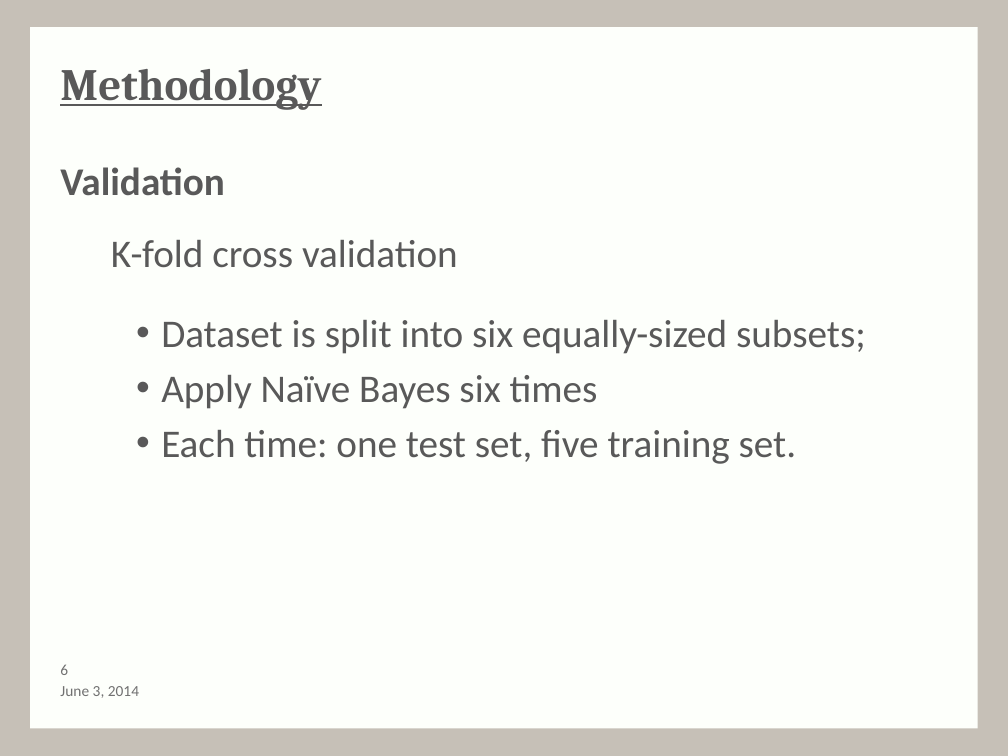
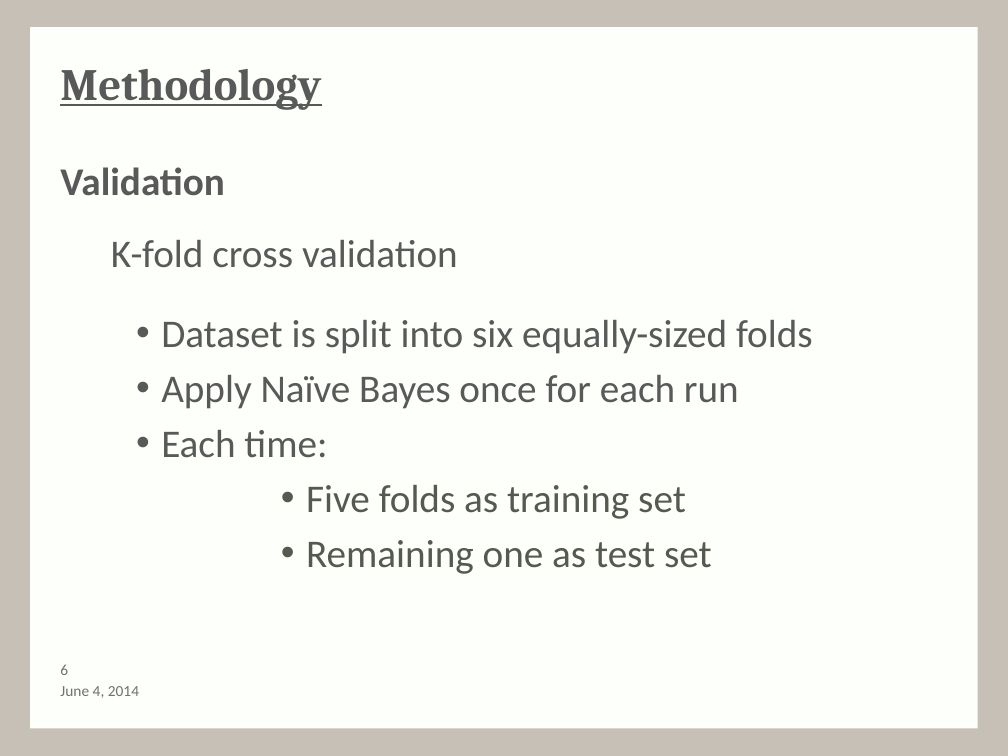
Before and after one commit to MartinGuyer/Project3ML, a slide deck: slide 7 of Presentation/presentation-draft.pptx. Drawn at 1008x756 pixels with LibreOffice and Linux fonts; fonts in the diff are those of the drawing; background and template pictures are left out. Boxes give left, top, right and bottom in pixels: in the first picture for what was removed or moved away, otherwise in the second. Text is boxed around its words. In the diff, an @@ line names an element or a change of style, - is before the commit and + after.

```diff
--- a/Presentation/presentation-draft.pptx
+++ b/Presentation/presentation-draft.pptx
@@ text at bbox=[161, 320, 813, 574]: text changed @@
-      • Dataset is split into six equally-sized subsets;
-      • Apply Naïve Bayes six times
-      • Each time: one test set, five training set.
+      • Dataset is split into six equally-sized folds
+      • Apply Naïve Bayes once for each run
+      • Each time:
+          • Five folds as training set
+          • Remaining one as test set
@@ text at bbox=[60, 686, 139, 698]: text changed @@
-June 3, 2014
+June 4, 2014
```
Also in this commit, not shown: 17 other slides changed.
